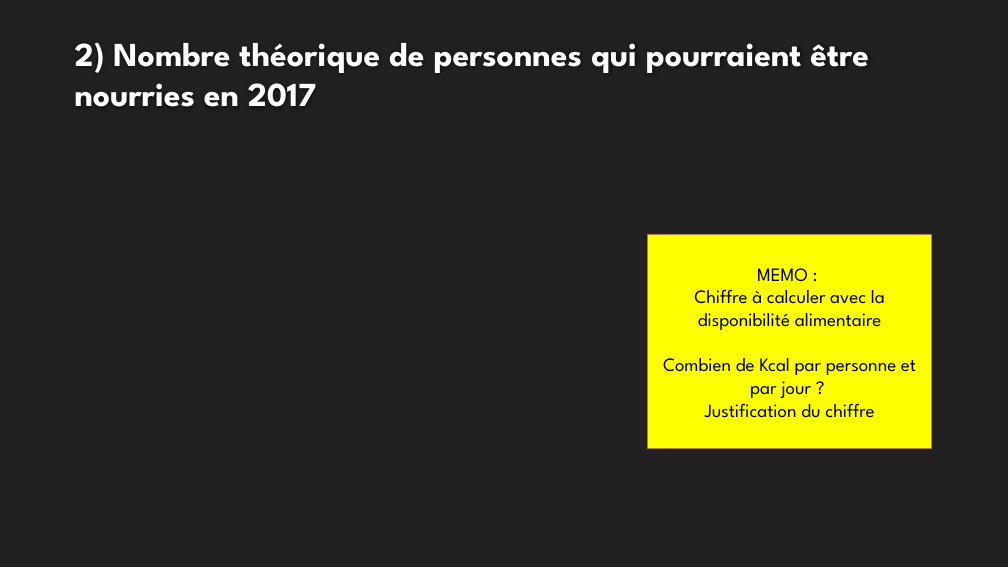
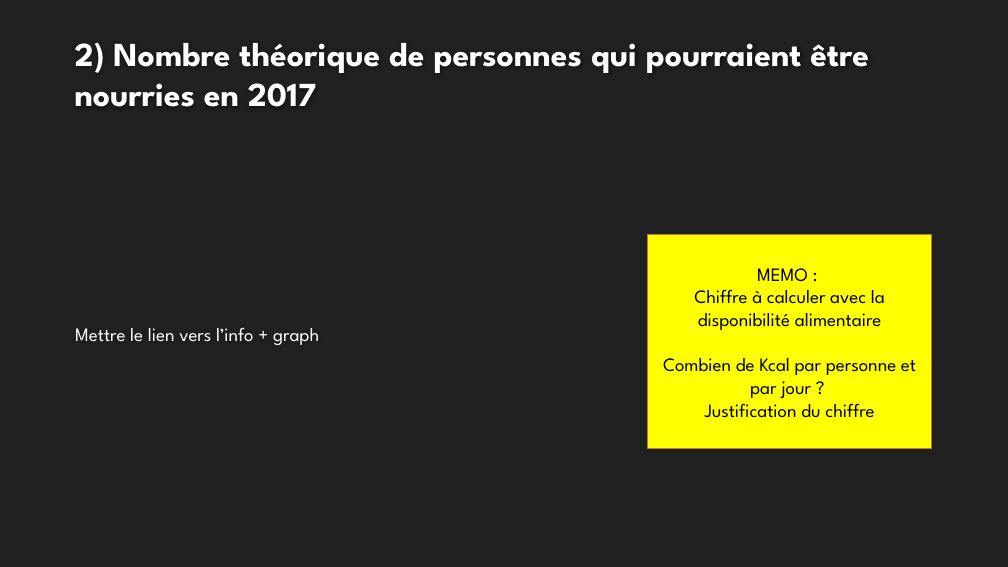
Before and after one commit to ziedbelhocine/Cours-OC, a slide deck: slide 5 of Data_Analyst/Projet_4/Template+de+présentation_Faim_monde-V2.pptx. Drawn at 1008x567 pixels with LibreOffice and Linux fonts; fonts in the diff are those of the drawing; background and template pictures are left out. Boxes give left, top, right and bottom in pixels: in the first picture for what was removed or moved away, otherwise in the second. Text is boxed around its words. In the diff, an @@ line names an element or a change of style, - is before the commit and + after.

```diff
--- a/Data_Analyst/Projet_4/Template+de+présentation_Faim_monde-V2.pptx
+++ b/Data_Analyst/Projet_4/Template+de+présentation_Faim_monde-V2.pptx
@@ text added at (x1=75, y1=328, x2=319, y2=345), 18 pt, text #FFFFFF @@
+Mettre le lien vers l’info + graph
```
Also in this commit, not shown: 5 other slides changed, 2 slides added, 2 slides removed, 13 other files.
